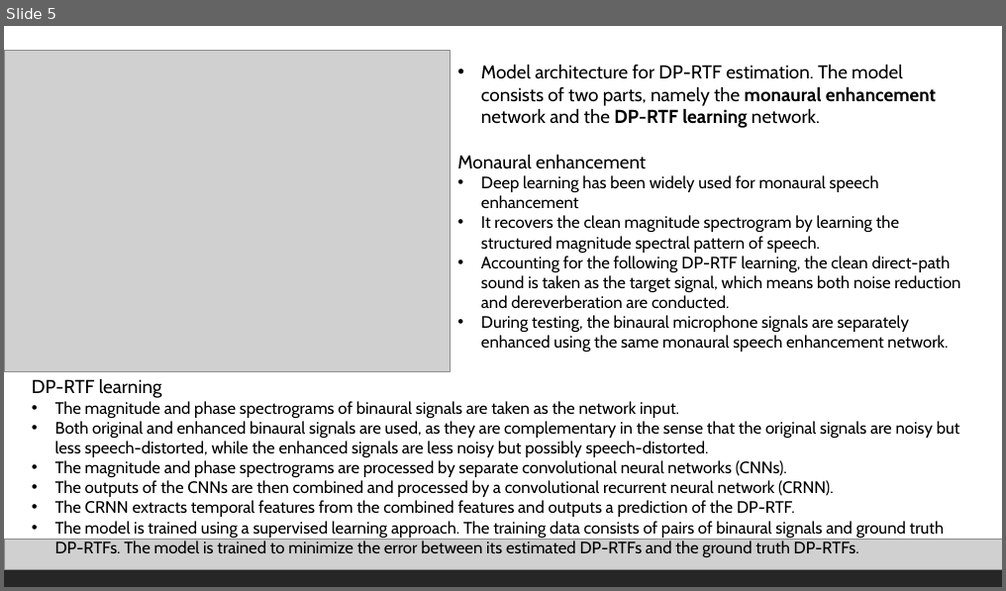
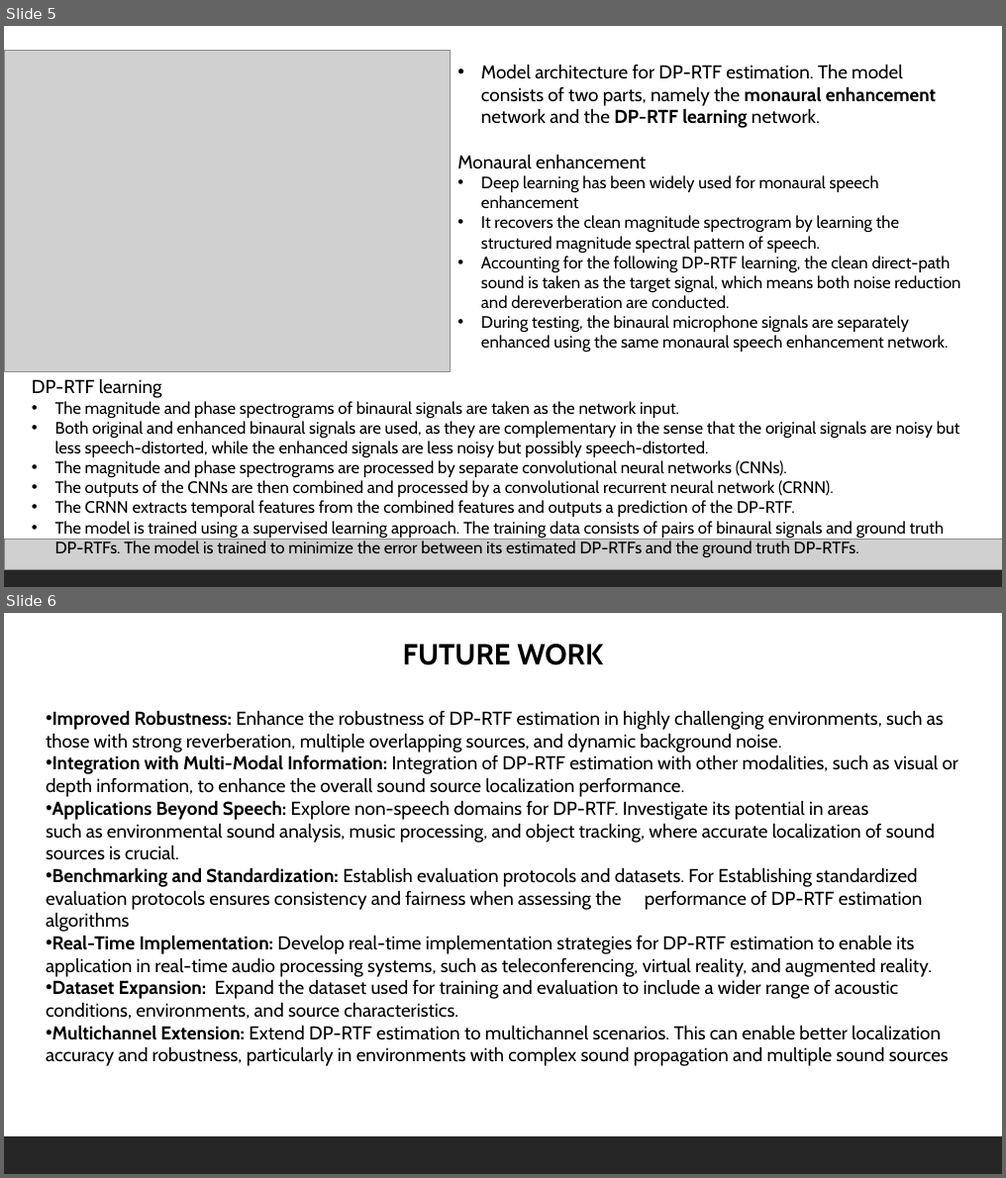
Before and after one commit to Lozsku/fiale, a slide deck: DP-RTF.pptx. Shown one above the other, each under a label of ours: slide 5 before the commit, slides 5 and 6 after it. The pictures are 1006x591 and 1006x1178 pixels, drawn with LibreOffice and Linux fonts; fonts in the diff are those of the drawing; grey boxes stand for pictures. Boxes give left, top, right and bottom in pixels: in the first picture for what was removed or moved away, otherwise in the second. Text is boxed around its words. In the diff, an @@ line names an element or a change of style, - is before the commit and + after.

```diff
--- a/DP-RTF.pptx
+++ b/DP-RTF.pptx
@@ slide 6 added at (4,613,1002,1174), background #FFFFFF; not listed: 1 template element that a slide beside it also shows @@
@@ text added at (403,644,603,665), 28 pt, text #000000, bold @@
+FUTURE WORK
@@ text added at (46,710,958,1066), 18 pt, text #000000 @@
+• Improved Robustness: Enhance the robustness of DP-RTF estimation in highly challenging environments, such as those with strong reverberation, multiple overlapping sources, and dynamic background noise.
+• Integration with Multi-Modal Information: Integration of DP-RTF estimation with other modalities, such as visual or depth information, to enhance the overall sound source localization performance.
+• Applications Beyond Speech: Explore non-speech domains for DP-RTF. Investigate its potential in areas such as environmental sound analysis, music processing, and object tracking, where accurate localization of sound sources is crucial.
+• Benchmarking and Standardization: Establish evaluation protocols and datasets. For Establishing standardized evaluation protocols ensures consistency and fairness when assessing the performance of DP-RTF estimation
+algorithms
+• Real-Time Implementation: Develop real-time implementation strategies for DP-RTF estimation to enable its application in real-time audio processing systems, such as teleconferencing, virtual reality, and augmented reality.
+• Dataset Expansion: Expand the dataset used for training and evaluation to include a wider range of acoustic conditions, environments, and source characteristics.
+• Multichannel Extension: Extend DP-RTF estimation to multichannel scenarios. This can enable better localization accuracy and robustness, particularly in environments with complex sound propagation and multiple sound sources
```
Also in this commit, not shown: 1 other slide added.
